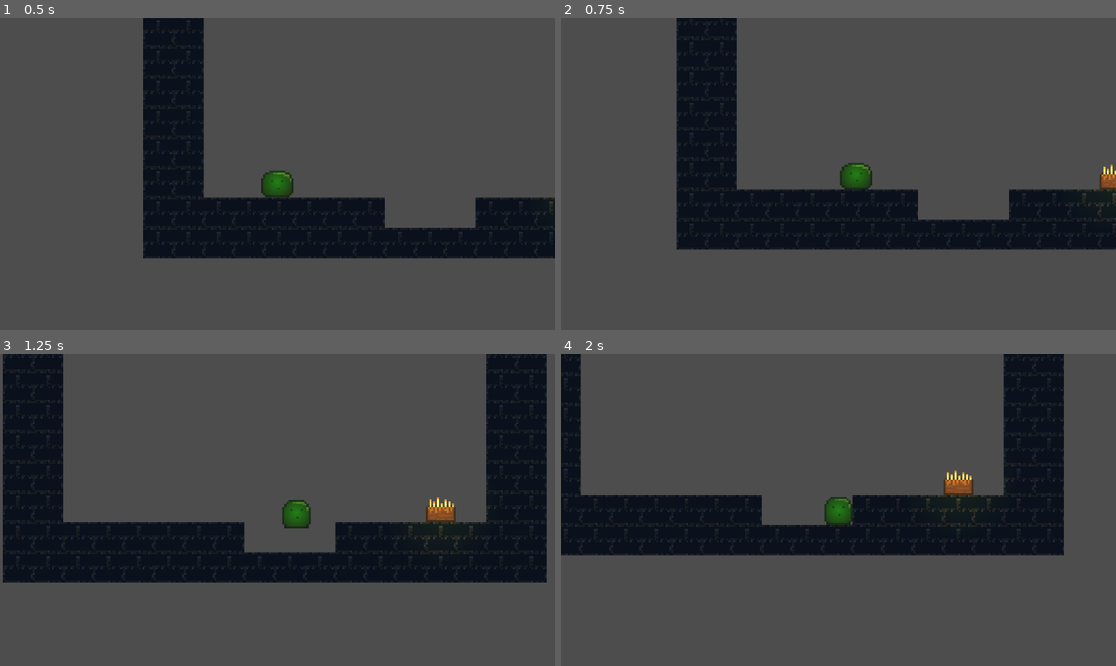
Above: before the commit, frames 1-4 (two rows, left to right).
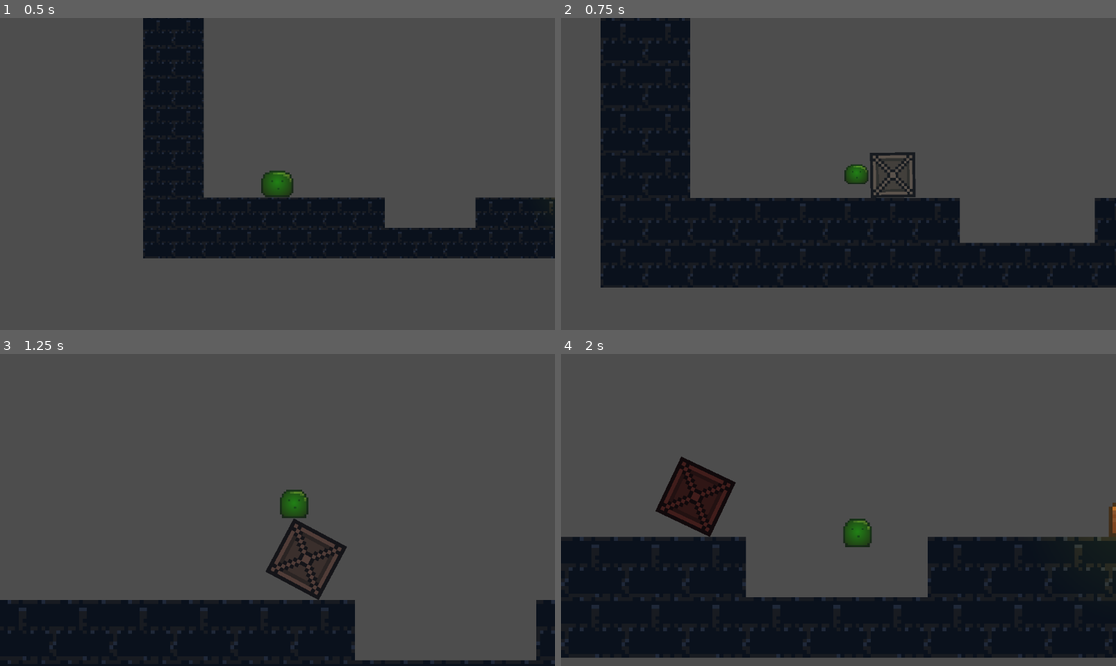
Above: after the commit, the same moments.

Repository: jkuball/splittle-bocks
Game: Godot game, scene res://scenes/levels/level2.tscn
The game is run twice, just before and just after one commit, with the same random seed, the same clock (stepped at 60 frames per second) and the same inputs. This scene is started directly instead of the project's main scene.
Inputs:
- Up to frame 1 (0.5 s): no input
- Up to frame 2 (0.75 s): hold D (player_right) from 0.53 s (still down); tap Space (player_splittle) at 0.6 s
- Up to frame 3 (1.25 s): keep holding D (player_right)
- Up to frame 4 (2 s): keep holding D (player_right); tap Space (player_splittle) at 1.35 s

Frame 1 is identical in both runs. In frame 2, 33% of the frame differs, in the area x 7-100%, y 0-87%; in frame 3, 45%; in frame 4, 50%, in the area x 0-100%, y 0-98%.

Commit message:
pickuppable pickup

Diff:
--- a/scenes/levels/level1.tscn
+++ b/scenes/levels/level1.tscn
@@ -1,9 +1,10 @@
-[gd_scene load_steps=5 format=4 uid="uid://ghisqlvggvpd"]
+[gd_scene load_steps=6 format=4 uid="uid://ghisqlvggvpd"]
 
 [ext_resource type="Script" path="res://scripts/follow_player.gd" id="1_ncram"]
 [ext_resource type="PackedScene" uid="uid://c2wkhfsiwtuvv" path="res://scenes/player.tscn" id="2_i11q5"]
 [ext_resource type="TileSet" uid="uid://buf3uaa5v4x1x" path="res://assets/tile_set_full.tres" id="3_0881b"]
 [ext_resource type="PackedScene" uid="uid://cu4gu0acf6dp1" path="res://scenes/goal.tscn" id="4_pcl5x"]
+[ext_resource type="PackedScene" uid="uid://bvow2qdtaojla" path="res://scenes/pickup.tscn" id="5_6bqss"]
 
 [node name="Node2D" type="Node2D"]
 
@@ -14,7 +15,9 @@
 
 [node name="Player" parent="." node_paths=PackedStringArray("spawn_target") instance=ExtResource("2_i11q5")]
 position = Vector2(-3146, 14)
+scale = Vector2(0.5, 0.5)
 spawn_target = NodePath("..")
+bocksScale = 0.5
 
 [node name="TileMapLayer" type="TileMapLayer" parent="."]
 scale = Vector2(8, 8)
@@ -28,4 +31,7 @@
 [node name="CanvasModulate" type="CanvasModulate" parent="."]
 color = Color(0.493545, 0.493546, 0.493546, 1)
 
+[node name="Pickup" parent="." instance=ExtResource("5_6bqss")]
+position = Vector2(340, 849)
+
 [connection signal="splittle" from="Player" to="Camera2D" method="_on_player_splittle"]
--- a/scenes/levels/level2.tscn
+++ b/scenes/levels/level2.tscn
@@ -1,11 +1,11 @@
-[gd_scene load_steps=5 format=4 uid="uid://dyxhy4ei2dwyq"]
+[gd_scene load_steps=5 format=4 uid="uid://q87i26gx2q35"]
 
 [ext_resource type="Script" path="res://scripts/follow_player.gd" id="1_rdclj"]
-[ext_resource type="PackedScene" uid="uid://ccicfing1r2rg" path="res://scenes/player.tscn" id="2_tkm38"]
+[ext_resource type="PackedScene" uid="uid://c2wkhfsiwtuvv" path="res://scenes/player.tscn" id="2_tkm38"]
 [ext_resource type="TileSet" uid="uid://buf3uaa5v4x1x" path="res://assets/tile_set_full.tres" id="3_vtjo7"]
 [ext_resource type="PackedScene" uid="uid://cu4gu0acf6dp1" path="res://scenes/goal.tscn" id="4_k4d5h"]
 
-[node name="Node2D3" type="Node2D"]
+[node name="Node2D4" type="Node2D"]
 
 [node name="Camera2D" type="Camera2D" parent="." node_paths=PackedStringArray("player")]
 position = Vector2(964, 343)
@@ -16,6 +16,7 @@
 [node name="Player" parent="." node_paths=PackedStringArray("spawn_target") instance=ExtResource("2_tkm38")]
 position = Vector2(184, 455)
 spawn_target = NodePath("..")
+number_of_available_boxes = 1
 
 [node name="TileMapLayer" type="TileMapLayer" parent="."]
 scale = Vector2(8, 8)
--- a/scenes/levels/level3.tscn
+++ b/scenes/levels/level3.tscn
@@ -16,6 +16,7 @@
 [node name="Player" parent="." node_paths=PackedStringArray("spawn_target") instance=ExtResource("2_lu5v1")]
 position = Vector2(184, 455)
 spawn_target = NodePath("..")
+number_of_available_boxes = 2
 
 [node name="TileMapLayer" type="TileMapLayer" parent="."]
 scale = Vector2(8, 8)
--- a/scenes/levels/level4.tscn
+++ b/scenes/levels/level4.tscn
@@ -5,7 +5,7 @@
 [ext_resource type="TileSet" uid="uid://buf3uaa5v4x1x" path="res://assets/tile_set_full.tres" id="3_3ycej"]
 [ext_resource type="PackedScene" uid="uid://dk60gs2hajwx7" path="res://scenes/pressure_plate.tscn" id="4_0lwj4"]
 
-[node name="Node2D3" type="Node2D"]
+[node name="Node2D4" type="Node2D"]
 
 [node name="Camera2D" type="Camera2D" parent="." node_paths=PackedStringArray("player")]
 position = Vector2(964, 343)
@@ -16,6 +16,7 @@
 [node name="Player" parent="." node_paths=PackedStringArray("spawn_target") instance=ExtResource("2_gtv0c")]
 position = Vector2(184, 455)
 spawn_target = NodePath("..")
+number_of_available_boxes = 2
 
 [node name="TileMapLayer" type="TileMapLayer" parent="."]
 scale = Vector2(8, 8)
--- /dev/null
+++ b/scenes/pickup.tscn
@@ -0,0 +1,35 @@
+[gd_scene load_steps=7 format=3 uid="uid://bvow2qdtaojla"]
+
+[ext_resource type="Script" path="res://scripts/pickup.gd" id="1_rvcu7"]
+[ext_resource type="Script" path="res://scripts/animate_pickup.gd" id="1_uoidr"]
+[ext_resource type="Texture2D" uid="uid://b7eklow4kuoga" path="res://assets/bocks.png" id="2_b2yct"]
+
+[sub_resource type="Gradient" id="Gradient_3vkmx"]
+colors = PackedColorArray(1, 1, 1, 1, 0, 0, 0, 1)
+
+[sub_resource type="GradientTexture2D" id="GradientTexture2D_oonby"]
+gradient = SubResource("Gradient_3vkmx")
+fill = 1
+fill_from = Vector2(0.5, 0.5)
+fill_to = Vector2(0.5, 0)
+
+[sub_resource type="CircleShape2D" id="CircleShape2D_xujjg"]
+radius = 6.76849
+
+[node name="Pickup" type="Node2D"]
+scale = Vector2(4, 4)
+script = ExtResource("1_rvcu7")
+
+[node name="Bocks" type="Sprite2D" parent="."]
+texture = ExtResource("2_b2yct")
+script = ExtResource("1_uoidr")
+
+[node name="PointLight2D" type="PointLight2D" parent="."]
+texture = SubResource("GradientTexture2D_oonby")
+
+[node name="Area2D" type="Area2D" parent="."]
+
+[node name="CollisionShape2D" type="CollisionShape2D" parent="Area2D"]
+shape = SubResource("CircleShape2D_xujjg")
+
+[connection signal="body_entered" from="Area2D" to="." method="_on_area_2d_body_entered"]
--- /dev/null
+++ b/scripts/animate_pickup.gd
@@ -0,0 +1,16 @@
+extends Sprite2D
+
+@onready var orig_scale = scale
+
+func _ready():
+	var tween = create_tween()
+	tween.set_trans(Tween.TRANS_LINEAR)
+	tween.set_ease(Tween.EASE_IN_OUT)
+	tween.set_loops()
+
+	tween.tween_property(self, "scale", orig_scale * 1.1, 0.5)
+	tween.tween_property(self, "scale", orig_scale * 0.9, 0.5)
+
+func _process(delta):
+	var rot_speed = rad_to_deg(0.01)  # 30 deg/sec
+	rotation = (rotation + rot_speed * delta)
--- a/scripts/bocks.gd
+++ b/scripts/bocks.gd
@@ -1,10 +1,17 @@
 extends Node2D
+
+const Pickup: PackedScene = preload("res://scenes/pickup.tscn")
 
 var decaying: bool = false
 
 const decay_seconds = 2
 
 signal decayed(bocks: Node2D)
+
+func spawn_pickup():
+	var pickup = Pickup.instantiate()
+	pickup.transform.origin = transform.origin
+	get_parent().add_child(pickup)
 
 func begin_decay():
 	if not decaying:
@@ -21,5 +28,6 @@
 		#tween.tween_callback(queue_free)
 		tween.finished.connect(queue_free)
 		tween.finished.connect(func lambda(): decayed.emit(self))
+		tween.finished.connect(spawn_pickup)
 
 		decaying = true
--- /dev/null
+++ b/scripts/pickup.gd
@@ -0,0 +1,6 @@
+extends Node2D
+
+func _on_area_2d_body_entered(body):
+	if body.name == "Player":
+		queue_free()
+		body._picked_up()
--- a/scripts/player_movement.gd
+++ b/scripts/player_movement.gd
@@ -1,7 +1,7 @@
 extends CharacterBody2D
 
 @export var spawn_target: Node2D
-
+@export var bocksScale = 1.0
 @export var number_of_available_boxes = 0
 
 const TEXTURE_PIXEL_SIZE = 16
@@ -13,7 +13,7 @@
 
 const SPEED = 58000.0
 
-var bocksScale = 1.0
+
 const minBocksScale = 0.0625
 
 var look_right = true
@@ -21,10 +21,13 @@
 var is_scale_bocks = false
 var bocks_preview
 
+func _picked_up():
+	number_of_available_boxes += 1
+	apply_scale(Vector2(2, 2))
+	splittle.emit(Vector2(.5, .5))
+
 func _a_bocks_decayed(box: Node2D):
 	bocksScale *= 2
-	apply_scale(Vector2(2, 2))
-	splittle.emit(Vector2(.5, .5))
 
 	bocks_list.erase(box)
 	check_decay()
@@ -136,6 +139,6 @@
 	pass # Replace with function body.
 
 
-func _on_platz_area_body_entered(body):
+func _on_platz_area_body_entered(body: Node2D):
 	if body is TileMapLayer:
 		print_debug("boom -- ich bin geplatzt! ", body)
Not shown: 1 places in scenes/levels/level3.tscn that only renumber resources
Not shown: 1 places in scenes/player.tscn that only renumber resources
